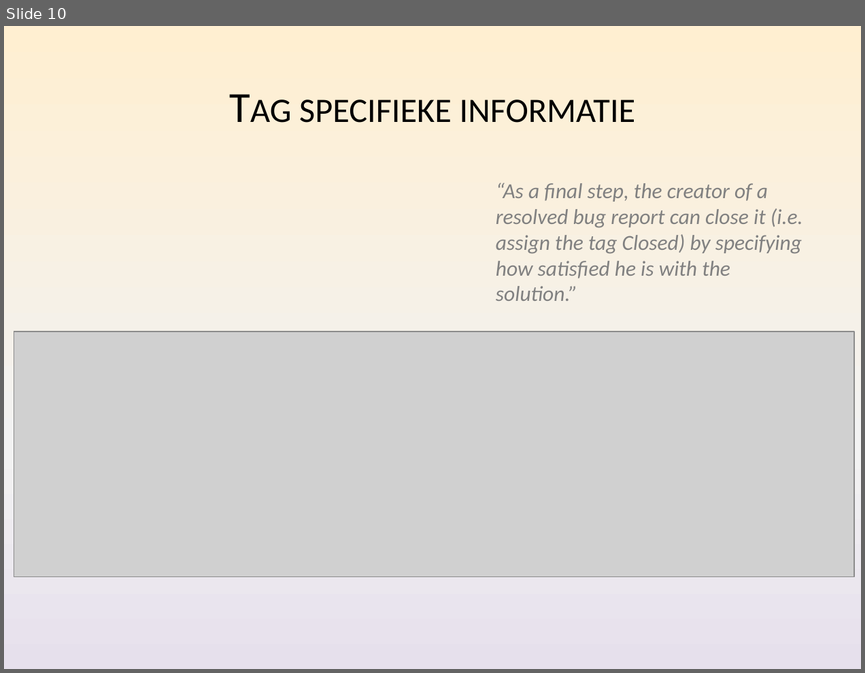
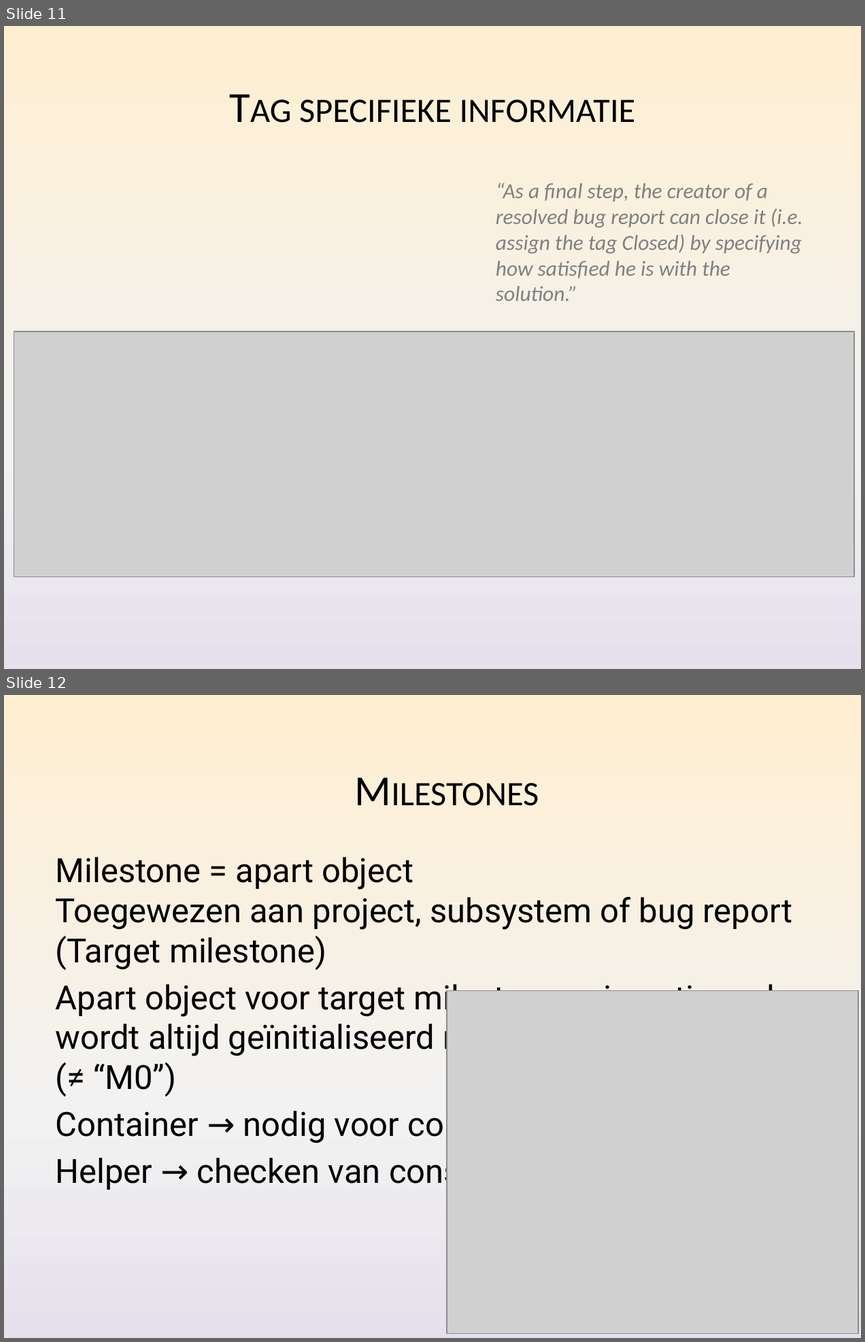
Before and after one commit to Nickelium/Software-Development, a slide deck: Presentaties/Iteratie 2/SWOP Presentatie 2 Inhoud.pptx. Shown one above the other, each under a label of ours: slide 10 before the commit, slides 11 and 12 after it. The pictures are 865x673 and 865x1342 pixels, drawn with LibreOffice and Linux fonts; fonts in the diff are those of the drawing; grey boxes stand for pictures. Boxes give left, top, right and bottom in pixels: in the first picture for what was removed or moved away, otherwise in the second. Text is boxed around its words. In the diff, an @@ line names an element or a change of style, - is before the commit and + after.

```diff
--- a/Presentaties/Iteratie 2/SWOP Presentatie 2 Inhoud.pptx
+++ b/Presentaties/Iteratie 2/SWOP Presentatie 2 Inhoud.pptx
@@ slide 12 added at <box>4,695,861,1338</box>, background gradient #FFEFD1 to #F2F2F2 to #E6E0EC @@
@@ text added at <box>61,735,832,843</box>, 36 pt, text #000000, small capitals @@
+Milestones
@@ text added at <box>56,857,792,1191</box>, 28 pt, text #000000 @@
+Milestone = apart object
+Toegewezen aan project, subsystem of bug report (Target milestone)
+Apart object voor target milestone → is optioneel, wordt altijd geïnitialiseerd met gegeven milestone (≠ “M0”)
+Container → nodig voor constraints
+Helper → checken van constraints
@@ picture added at <box>447,991,858,1334</box> @@
@@ what was slide 10 is now slide 11 @@
```
Also in this commit, not shown: 1 slide changed, 2 other slides added, 2 slides removed, 3 other files.
